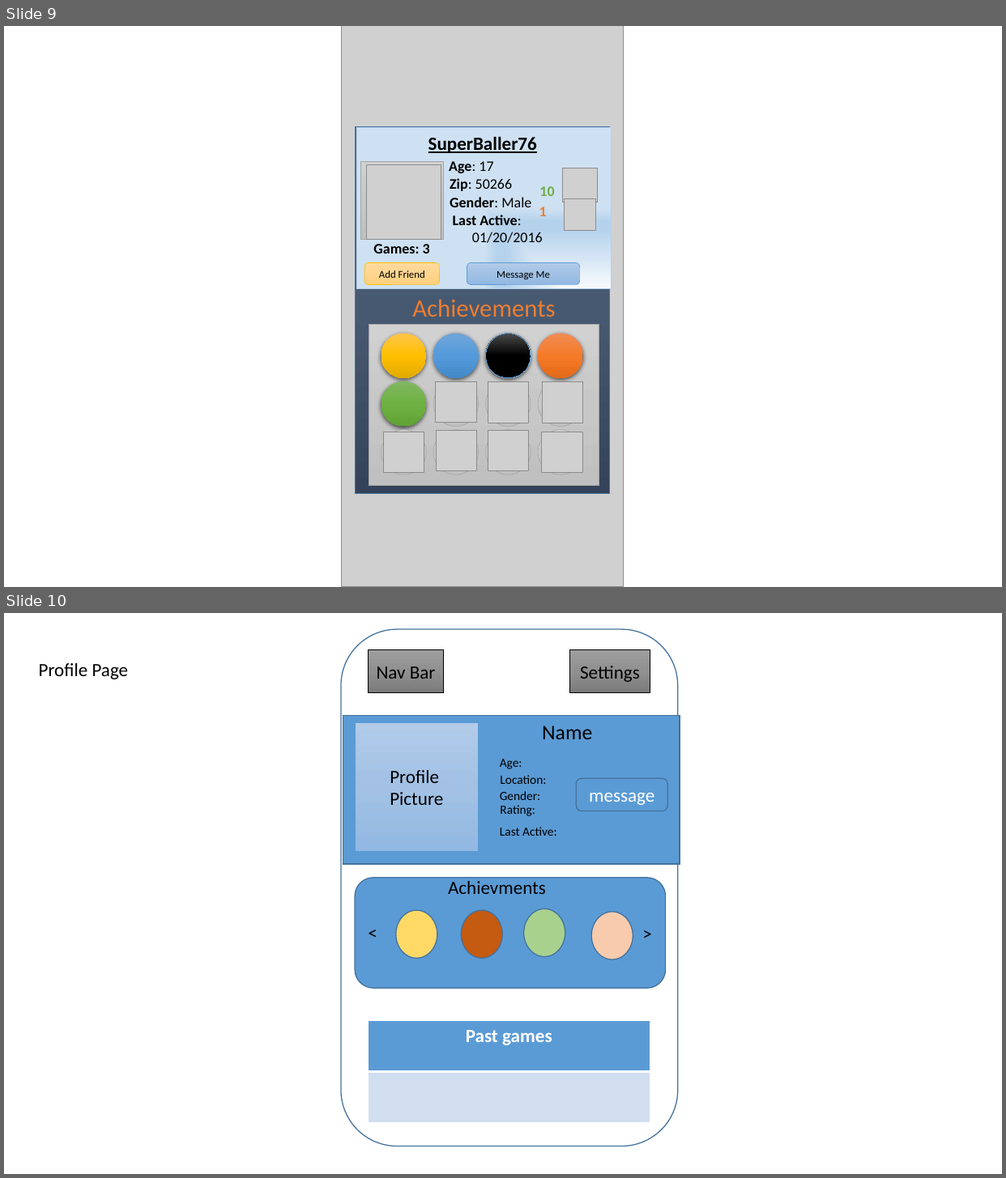
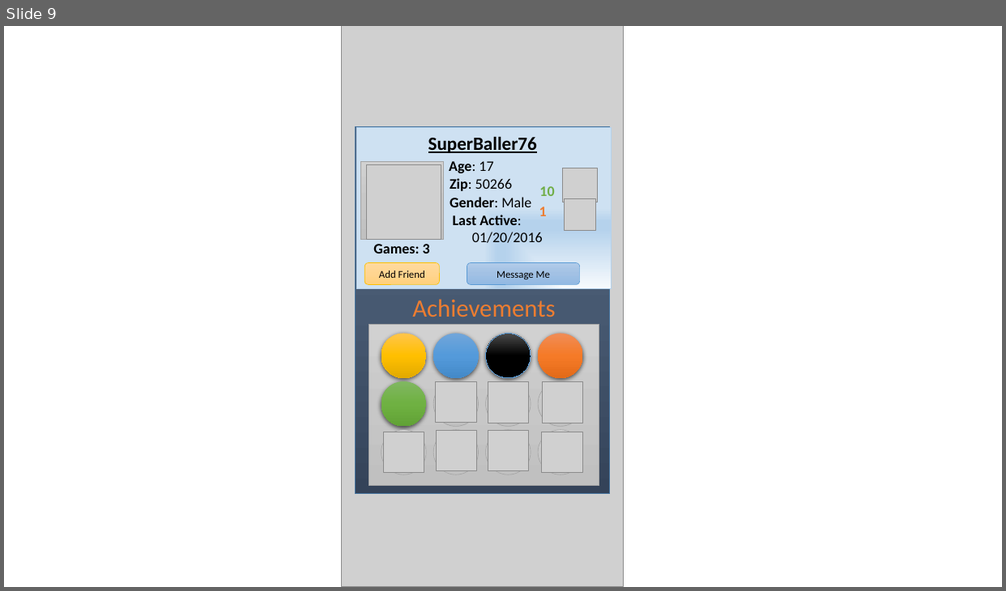
Before and after one commit to gfoudree/whosplayin, a slide deck: Storyboard Design.pptx. Shown one above the other, each under a label of ours: slides 9 and 10 before the commit, slide 9 after it. The pictures are 1006x1178 and 1006x591 pixels, drawn with LibreOffice and Linux fonts; fonts in the diff are those of the drawing; grey boxes stand for pictures. Boxes give left, top, right and bottom in pixels: in the first picture for what was removed or moved away, otherwise in the second. Text is boxed around its words. In the diff, an @@ line names an element or a change of style, - is before the commit and + after.

```diff
--- a/Storyboard Design.pptx
+++ b/Storyboard Design.pptx
@@ slide 10 removed at [4,613,1002,1174], background #FFFFFF @@
@@ rounded rectangle removed at [341,629,678,1147] @@
@@ rectangle removed at [368,649,444,692] @@
-Nav Bar
@@ rectangle removed at [570,649,650,692] @@
-Settings
@@ text removed at [39,663,129,679] @@
-Profile Page
@@ rectangle removed at [343,716,680,865] @@
@@ rectangle removed at [355,722,479,852] @@
-Profile
-Picture
@@ text removed at [542,726,592,739] @@
-Name
@@ text removed at [500,759,522,769] @@
-Age:
@@ text removed at [500,775,546,784] @@
-Location:
@@ rounded rectangle removed at [576,778,667,811] @@
-message
@@ text removed at [500,791,541,800] @@
-Gender:
@@ text removed at [500,805,535,816] @@
-Rating:
@@ text removed at [500,827,556,836] @@
-Last Active:
@@ rounded rectangle removed at [355,878,666,989] @@
@@ text removed at [448,881,546,894] @@
-Achievments
@@ text removed at [361,918,386,948] @@
-<
@@ ellipse removed at [396,910,437,958] @@
@@ ellipse removed at [462,910,503,958] @@
@@ ellipse removed at [523,909,565,956] @@
@@ ellipse removed at [592,912,633,960] @@
@@ text removed at [635,918,660,948] @@
->
@@ table removed at [368,1021,650,1122], 2 rows, 1 columns @@
-Past games
-
```
Also in this commit, not shown: 1 other slide removed.
